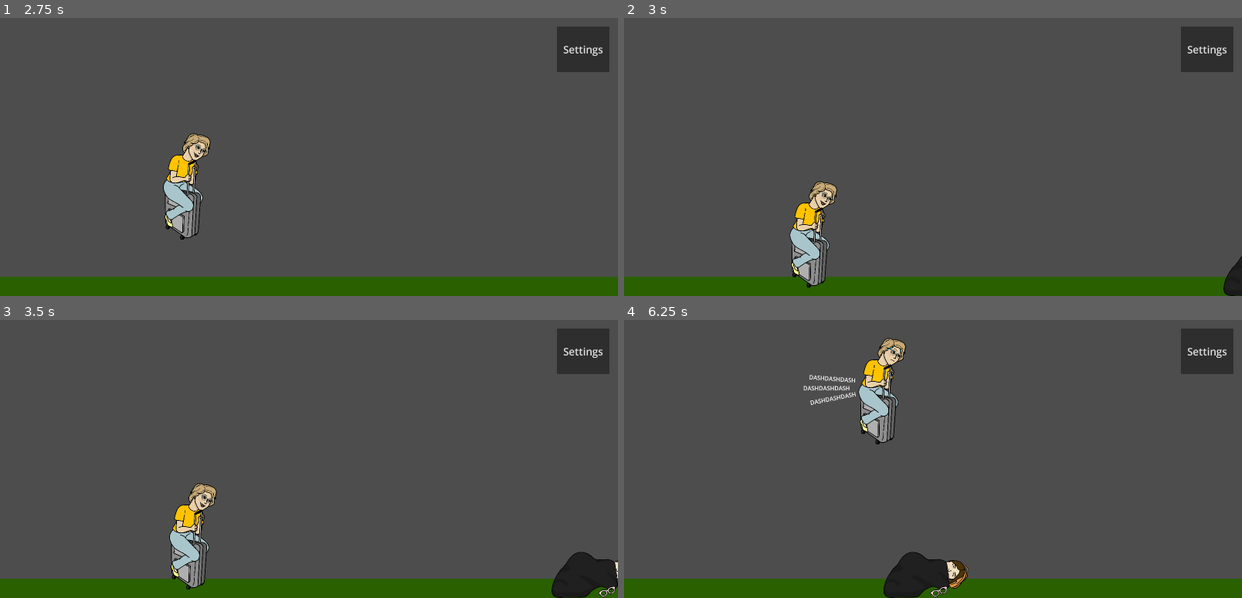
Above: before the commit, frames 1-4 (two rows, left to right).
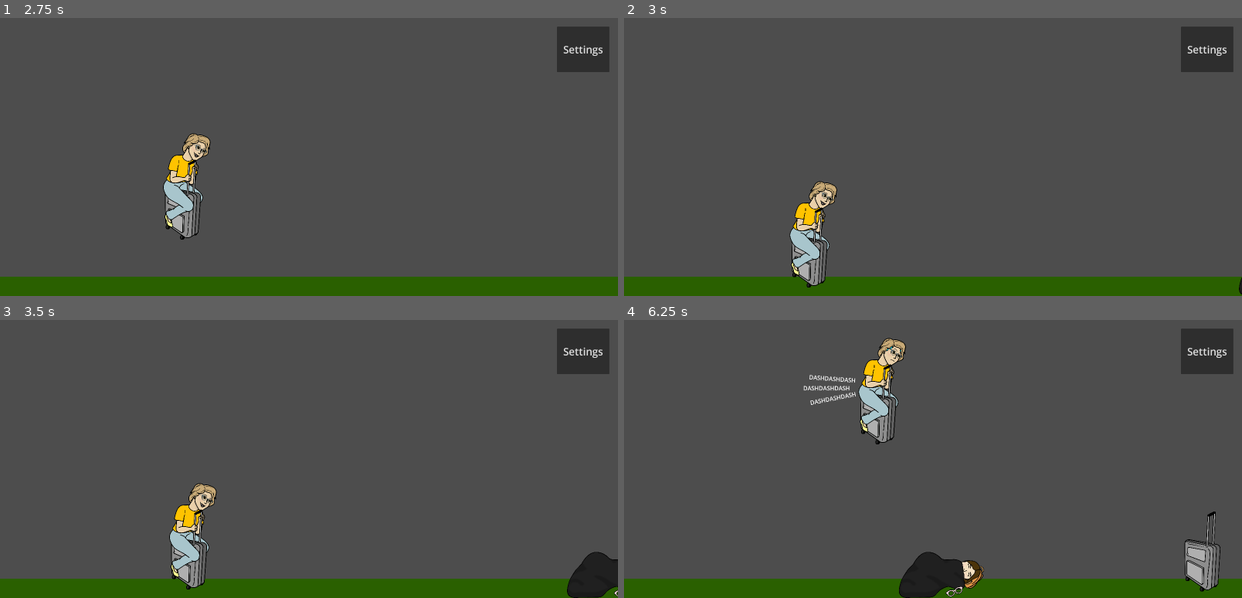
Above: after the commit, the same moments.

Repository: singerbj/bag-tag
Game: Godot game, scene res://scenes/Main.tscn
The game is run twice, just before and just after one commit, with the same random seed, the same clock (stepped at 60 frames per second) and the same inputs.
Inputs (mouse positions are in pixels of both pictures, inside the frame that each line leads up to):
- Up to frame 1 (2.75 s): click "Start Game" at 0.5 s; tap Enter at 1.25 s; move the mouse to (444, 143) at 1.27 s; hold Right (ui_right) from 1.28 s (still down); click (444, 143) at 1.42 s; tap Up (ui_up) at 1.52, 2.27 s; move the mouse to (185, 170) at 2.02 s
- Up to frame 2 (3 s): move the mouse to (994, 95) at 2.77 s; release Right (ui_right) at 2.78 s
- Up to frame 3 (3.5 s): no input
- Up to frame 4 (6.25 s): move the mouse to (902, 514) at 3.52 s; hold Right (ui_right) 3.53-5.03 s; click (902, 514) at 3.67 s; tap Up (ui_up) at 3.77, 4.52, 5.27 s; move the mouse to (1118, 500) at 4.27 s; move the mouse to (747, 417) at 5.02 s; move the mouse to (963, 459) at 5.77 s; hold Right (ui_right) from 5.78 s (still down); click (963, 459) at 5.92 s

Frame 1 is identical in both runs. In frame 2, 0.3% of the frame differs, in the area x 97-100%, y 85-100%; in frame 3, 0.6%; in frame 4, 2.0%, in the area x 42-97%, y 68-100%.

Commit message:
changed how objects spawn, no doubles

Diff:
--- a/scripts/game.gd
+++ b/scripts/game.gd
@@ -13,13 +13,15 @@
 ]
 
 const MIN_GAME_OBJECT_SPAWN_DELAY = 2.5
-const MIN_GAME_OBJECT_SPAWN_DISTANCE = 3000
-const GAME_OBJECT_VARIATION_RANGE = 1500
+const MIN_GAME_OBJECT_SPAWN_DISTANCE = 2500
+const MIN_GAME_OBJECT_VARIATION_RANGE = 1000
+const MAX_GAME_OBJECT_VARIATION_RANGE = 1000
 const MIN_GAME_OBJECT_DELETE_DISTANCE = 2000
 const RESET_POSITION_INTERVAL = 5
 
 var last_position_reset = 0
-var last_game_object_spawn = 0
+var last_game_object_spawn_time = 0
+var last_game_object = 0
 
 var game_objects = []
 
@@ -40,13 +42,22 @@
 		var current_time = Time.get_unix_time_from_system()
 		$Floor.position.x = $Player.position.x
 
-		if (current_time - last_game_object_spawn) > MIN_GAME_OBJECT_SPAWN_DELAY:
-			last_game_object_spawn = current_time
-			var new_game_object = game_object_scenes.pick_random().instantiate()
+		if (current_time - last_game_object_spawn_time) > MIN_GAME_OBJECT_SPAWN_DELAY:
+			last_game_object_spawn_time = current_time
+			var new_last_game_object = _get_random_game_object_index()
+			while new_last_game_object == last_game_object:
+				new_last_game_object = _get_random_game_object_index()
+			last_game_object = new_last_game_object
+
+			var new_game_object: RigidBody2D = game_object_scenes[last_game_object].instantiate()
 			new_game_object.position.x = $Player.position.x + MIN_GAME_OBJECT_SPAWN_DISTANCE + _get_game_object_variation_range()
 			new_game_object.position.y = $Player.position.y
 			game_objects.append(new_game_object)
 			add_child(new_game_object)
+			if _should_apply_random_rotation():
+				new_game_object.inertia = 100
+				new_game_object.apply_torque_impulse(_get_random_force())
+				new_game_object.inertia = 0
 
 func _physics_process(_delta: float) -> void:
 	if current_game_state == GameState.Running:
@@ -59,10 +70,25 @@
 			else:
 				game_objects.remove_at(i)
 
+func _get_random_game_object_index():
+	var rng = RandomNumberGenerator.new()
+	rng.randomize()
+	return rng.randi_range(0, game_object_scenes.size() - 1)
+
 func _get_game_object_variation_range():
 	var rng = RandomNumberGenerator.new()
 	rng.randomize()
-	return rng.randi_range(0, GAME_OBJECT_VARIATION_RANGE)
+	return rng.randi_range(MIN_GAME_OBJECT_VARIATION_RANGE, MAX_GAME_OBJECT_VARIATION_RANGE)
+
+func _should_apply_random_rotation():
+	var rng = RandomNumberGenerator.new()
+	rng.randomize()
+	return rng.randi_range(0, 100) > 95
+
+func _get_random_force():
+	var rng = RandomNumberGenerator.new()
+	rng.randomize()
+	return 200 if rng.randi_range(0, 1) > 0 else -200
 
 func _input(event):
 	if current_game_state == GameState.Running:
